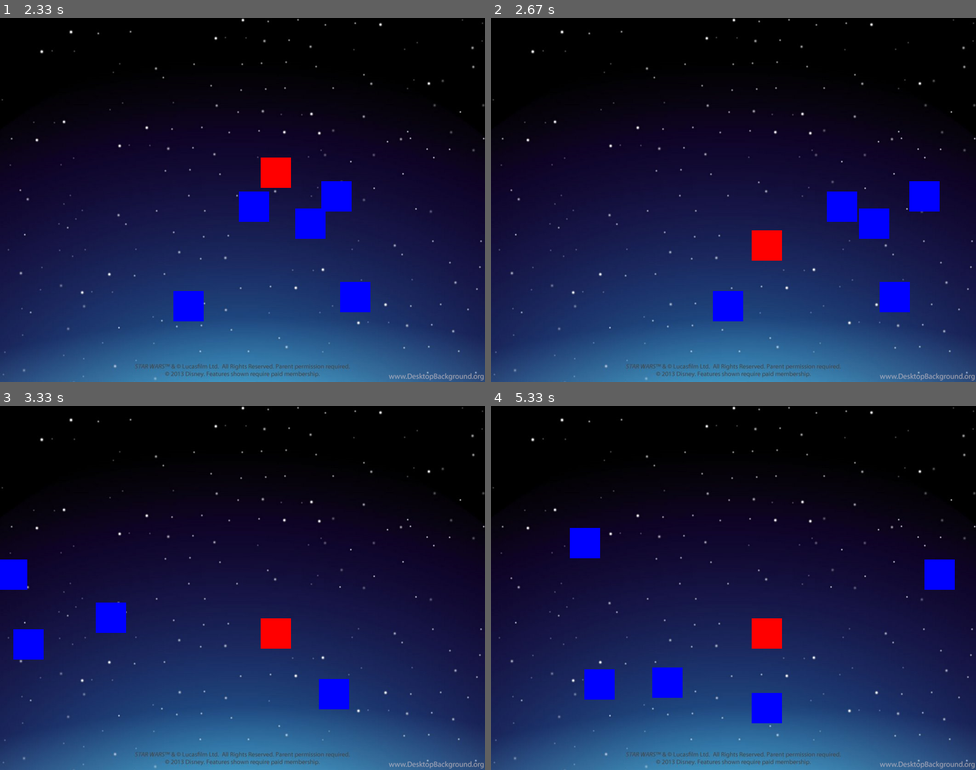
Above: before the commit, frames 1-4 (two rows, left to right).
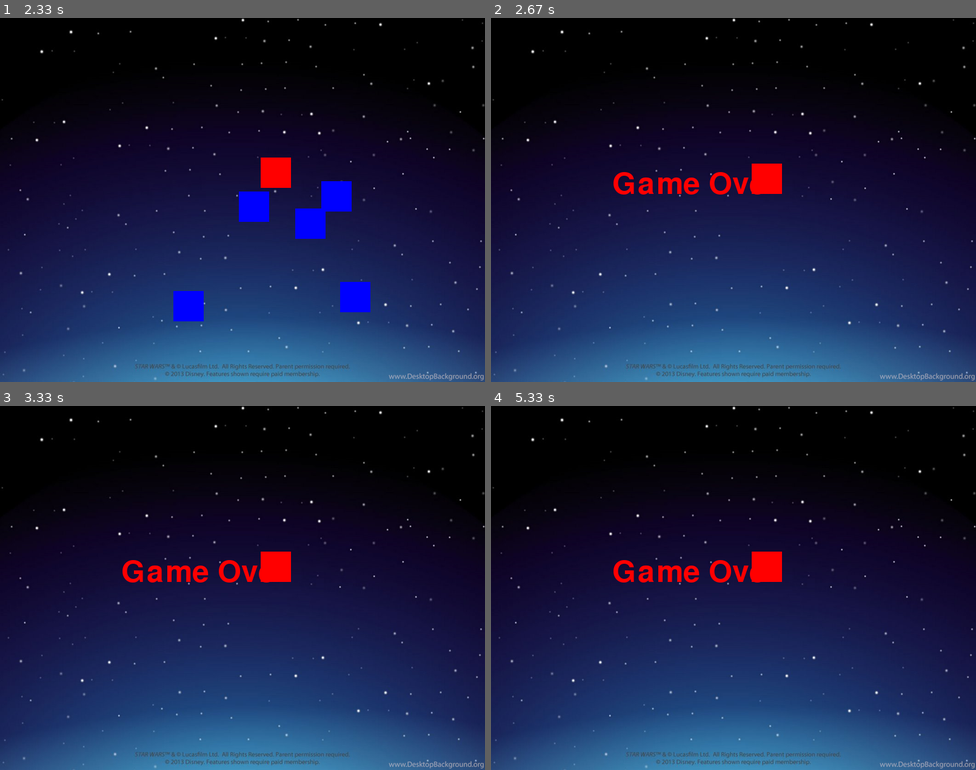
Above: after the commit, the same moments.

Repository: Gvantsie/test_pygame_f8
Game: pygame game, started from main.py
The game is run twice, just before and just after one commit, with the same random seed, the same clock (stepped at 60 frames per second) and the same inputs.
Inputs:
- Up to frame 1 (2.33 s): hold Right 0.33-0.8 s; hold Up 0.83-1.13 s; hold Right 1.17-1.63 s; hold Left 1.67-2.2 s; hold Down from 2.23 s (still down)
- Up to frame 2 (2.67 s): release Down at 2.53 s
- Up to frame 3 (3.33 s): no input
- Up to frame 4 (5.33 s): no input

Frame 1 is identical in both runs. In frame 2, 4.4% of the frame differs, in the area x 25-93%, y 40-84%; in frame 3, 3.8%; in frame 4, 4.4%.

Commit message:
Initial commit

Diff:
--- a/main.py
+++ b/main.py
@@ -78,11 +78,11 @@
             enemy.move()
             enemy.draw()
 
-        # მოთამაშისა და მტრის შეჯახება
-        if (enemy.x - player_width < player_x < enemy.x + enemy.width and
-                player_y > enemy.y - player_height and player_y < enemy.y + enemy.height):
-            if enemy.color == BLUE:
-                game_over = True
+            # მოთამაშის და მტრების შეხება
+            if player_x < enemy.x + enemy.width and player_x + player_width > enemy.x \
+                    and player_y < enemy.y + enemy.height and player_y + player_height > enemy.y:
+                if enemy.color == BLUE:
+                    game_over = True
     else:
         # თამაშის წაგება
         font = pygame.font.Font(None, 74)
